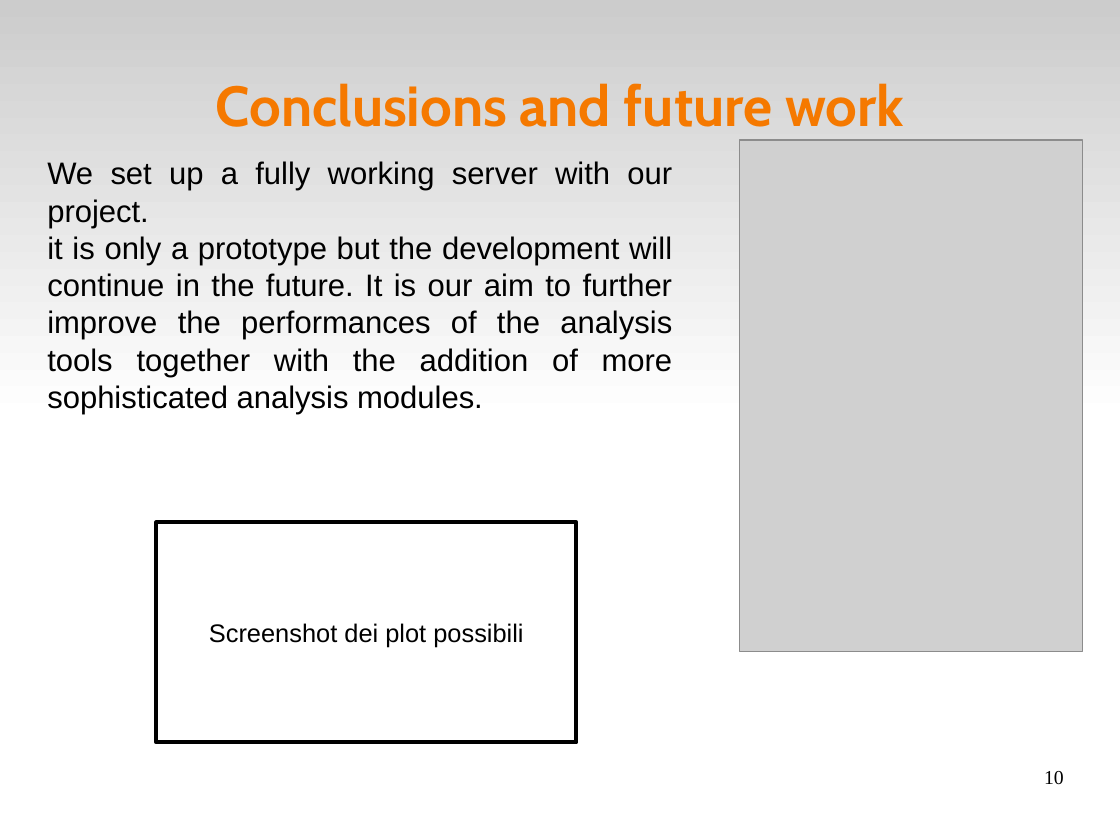
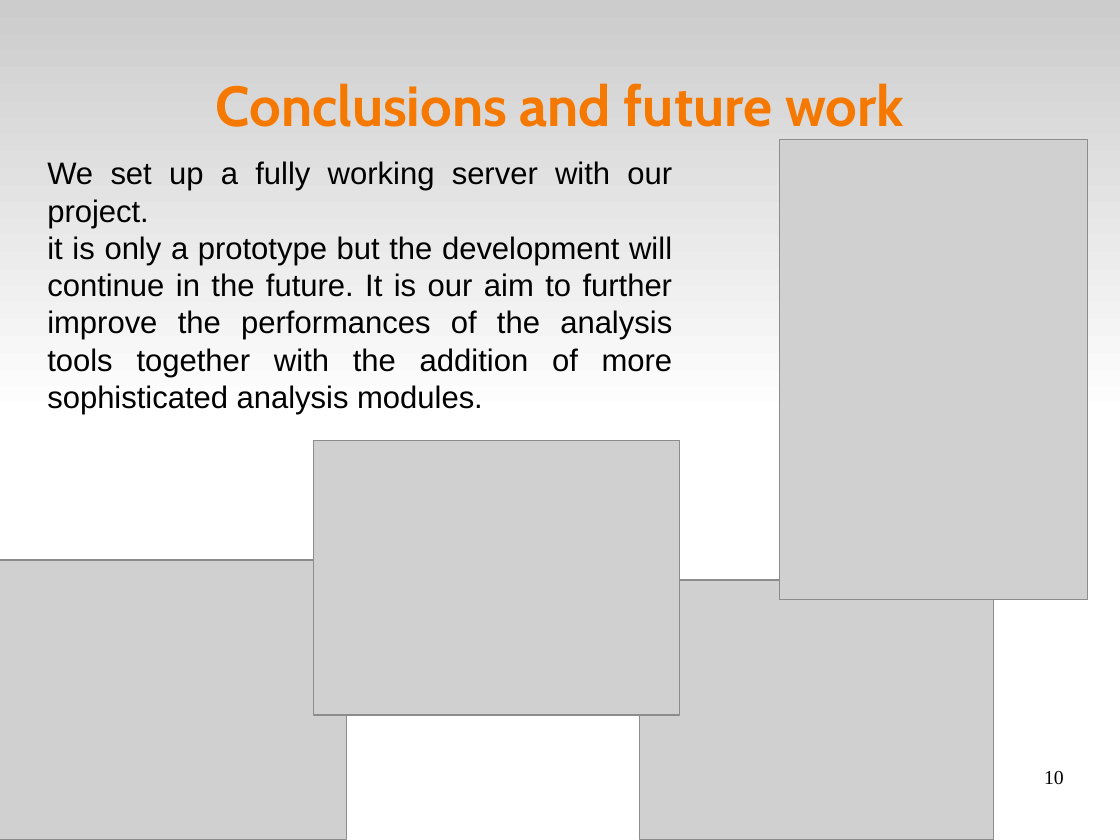
Before and after one commit to volpino/docs-EURAC, a slide deck: slide 10 of presentazione_svizzera.odp. Drawn at 1120x840 pixels with LibreOffice and Linux fonts; fonts in the diff are those of the drawing; grey boxes stand for pictures. Boxes give left, top, right and bottom in pixels: in the first picture for what was removed or moved away, otherwise in the second. Text is boxed around its words. In the diff, an @@ line names an element or a change of style, - is before the commit and + after.

```diff
--- a/presentazione_svizzera.odp
+++ b/presentazione_svizzera.odp
@@ picture: place and size @@
-picture at (740, 140, 1082, 651)
+picture at (781, 140, 1088, 601)
@@ picture added at (313, 440, 680, 715) @@
@@ rectangle removed at (157, 522, 576, 743) @@
-Screenshot dei plot possibili
@@ picture added at (0, 560, 346, 840) @@
@@ picture added at (640, 580, 994, 840) @@
```
Also in this commit, not shown: 1 other slide changed.
